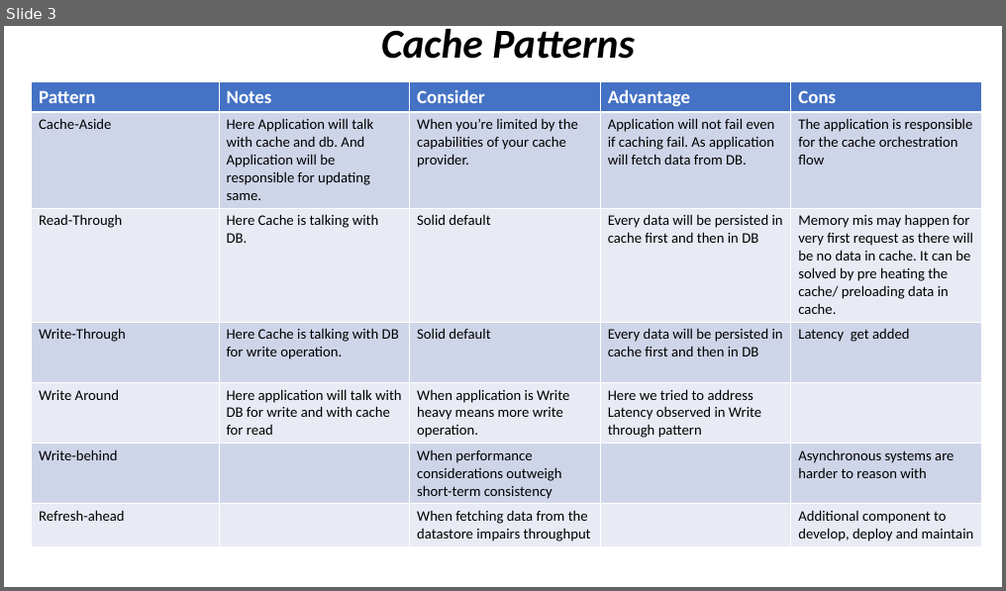
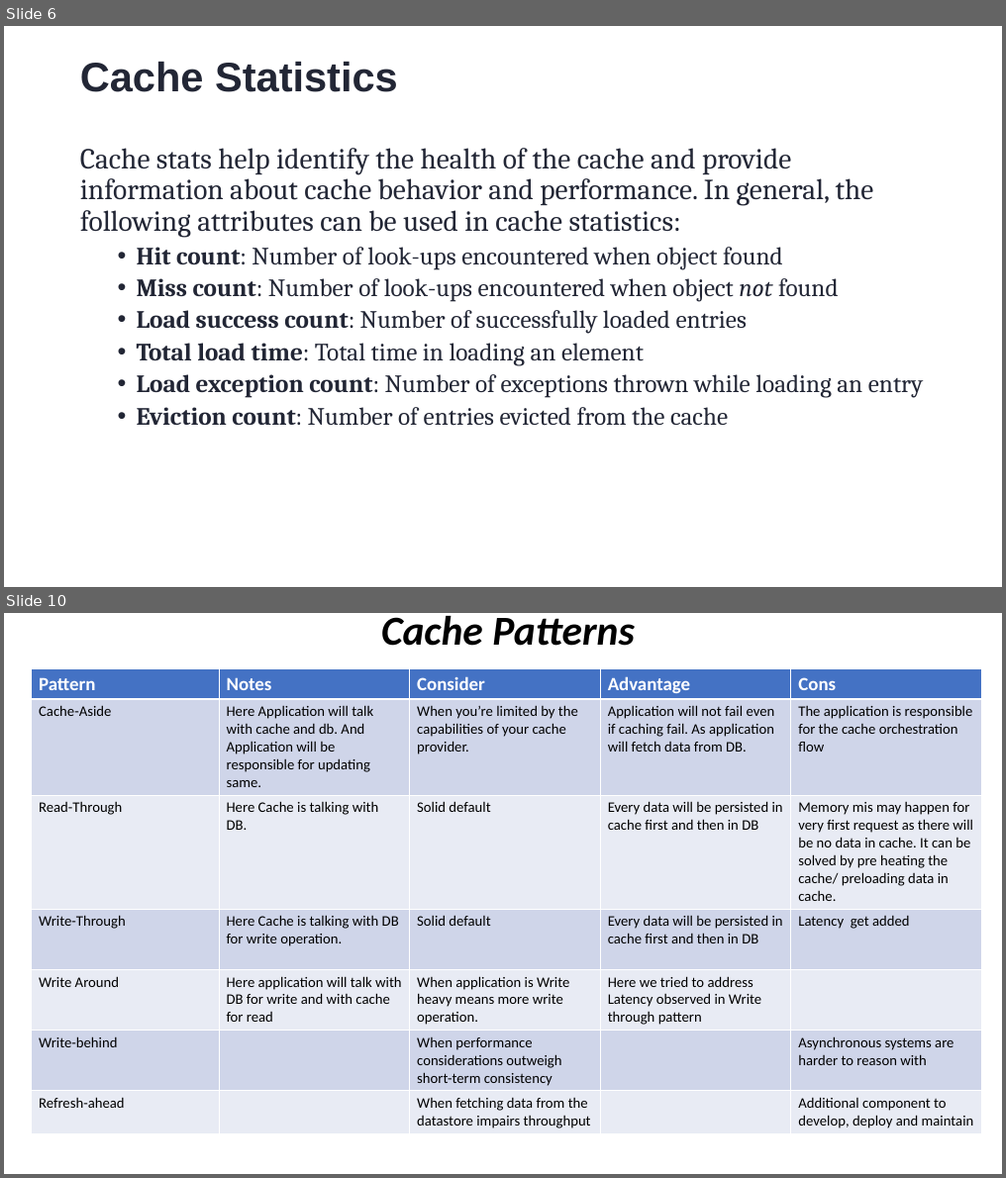
Before and after one commit to bhogemukesh/Documents, a slide deck: Caching_Patterns.pptx. Shown one above the other, each under a label of ours: slide 3 before the commit, slides 6 and 10 after it; the slides between them are not shown. The pictures are 1006x591 and 1006x1178 pixels, drawn with LibreOffice and Linux fonts; fonts in the diff are those of the drawing. Boxes give left, top, right and bottom in pixels: in the first picture for what was removed or moved away, otherwise in the second. Text is boxed around its words. In the diff, an @@ line names an element or a change of style, - is before the commit and + after.

```diff
--- a/Caching_Patterns.pptx
+++ b/Caching_Patterns.pptx
@@ slide 6 added at (x1=4, y1=26, x2=1002, y2=587), background #FFFFFF @@
@@ title added at (x1=80, y1=62, x2=398, y2=92), 39.6 pt, text #222635, bold @@
+Cache Statistics
@@ text added at (x1=80, y1=148, x2=924, y2=426), 24 pt, text #222635 @@
+Cache stats help identify the health of the cache and provide information about cache behavior and performance. In general, the following attributes can be used in cache statistics:
+  • Hit count: Number of look-ups encountered when object found
+  • Miss count: Number of look-ups encountered when object not found
+  • Load success count: Number of successfully loaded entries
+  • Total load time: Total time in loading an element
+  • Load exception count: Number of exceptions thrown while loading an entry
+  • Eviction count: Number of entries evicted from the cache
@@ what was slide 3 is now slide 10 @@
```
Also in this commit, not shown: 9 other slides added, 2 slides removed.
